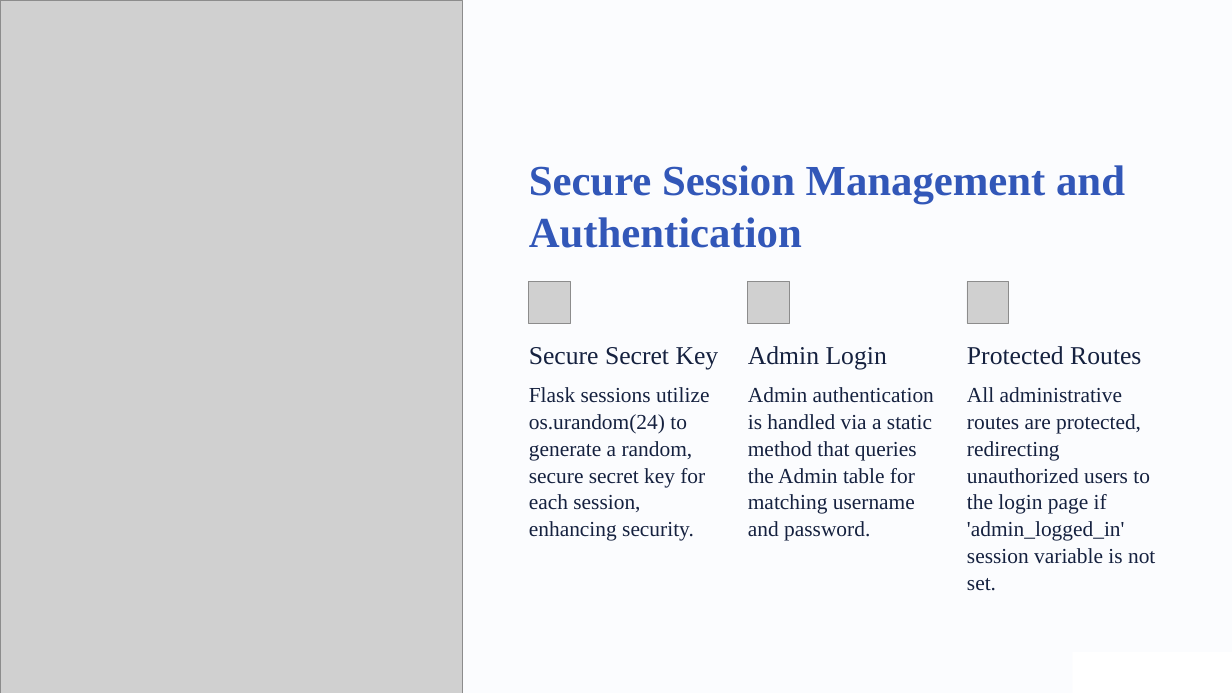
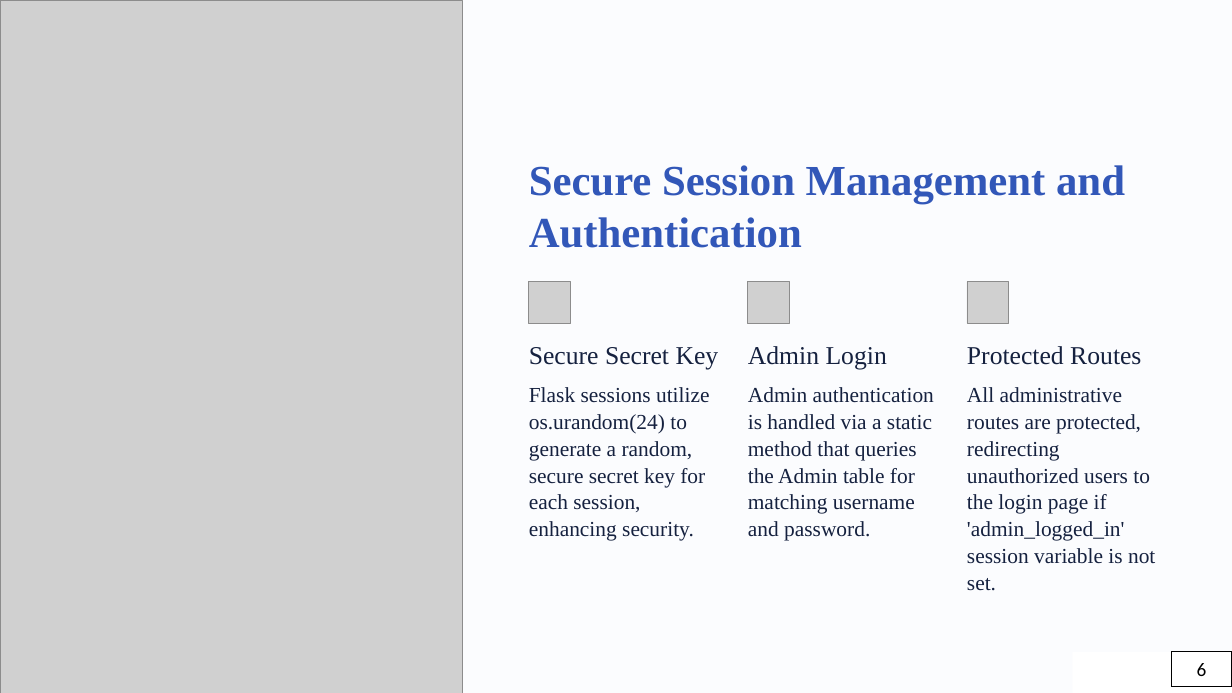
Before and after one commit to anvitha-rao10/hospitalappointmentbooking, a slide deck: slide 6 of Hospital-Appointment-Booking-and-Management-System.pptx. Drawn at 1232x693 pixels with LibreOffice and Linux fonts; fonts in the diff are those of the drawing; grey boxes stand for pictures; background and template pictures are left out. Boxes give left, top, right and bottom in pixels: in the first picture for what was removed or moved away, otherwise in the second. Text is boxed around its words. In the diff, an @@ line names an element or a change of style, - is before the commit and + after.

```diff
--- a/Hospital-Appointment-Booking-and-Management-System.pptx
+++ b/Hospital-Appointment-Booking-and-Management-System.pptx
@@ rectangle added at <box>1171,651,1232,687</box>, fill #FFFFFF, outline #000000 1 pt, 18 pt, text #000000 @@
+6
```
Also in this commit, not shown: 9 other slides changed.
